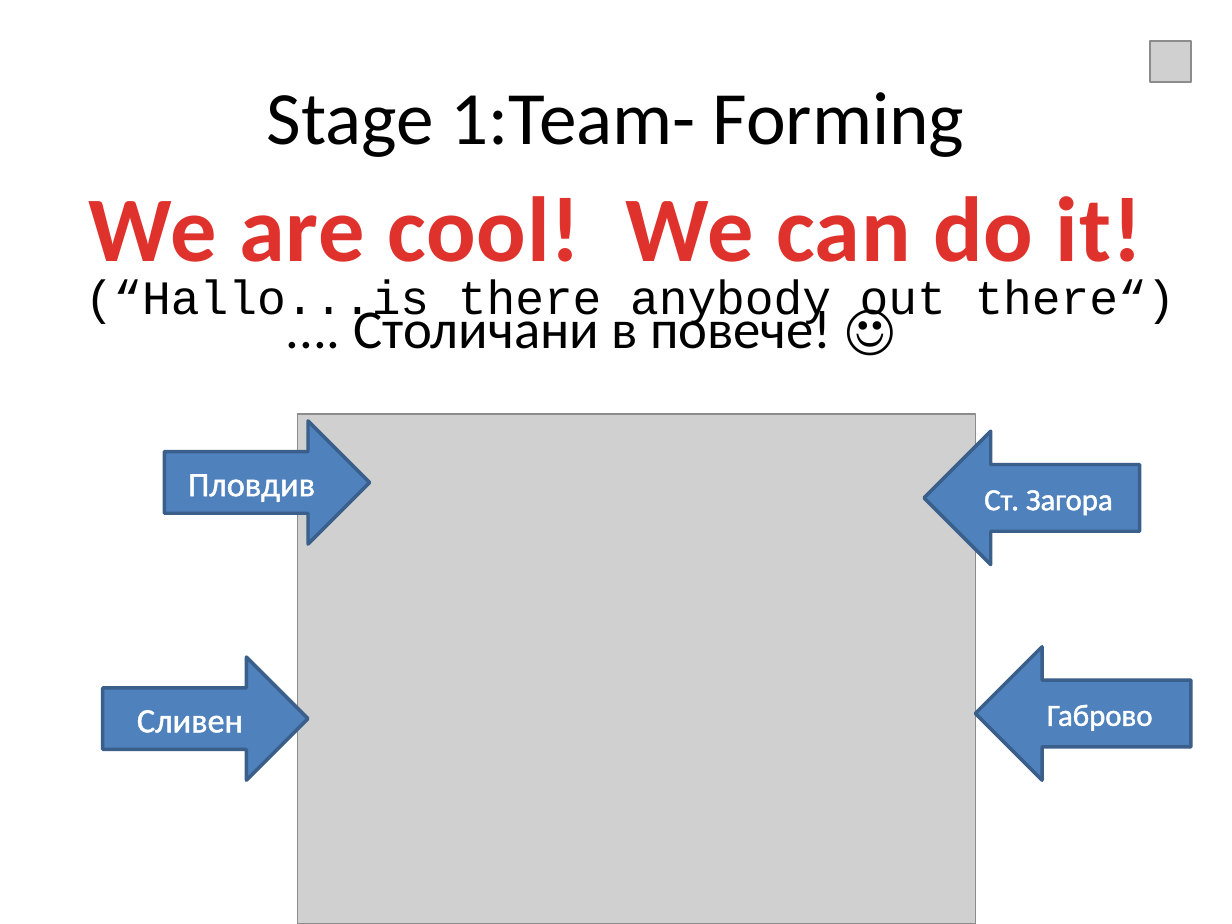
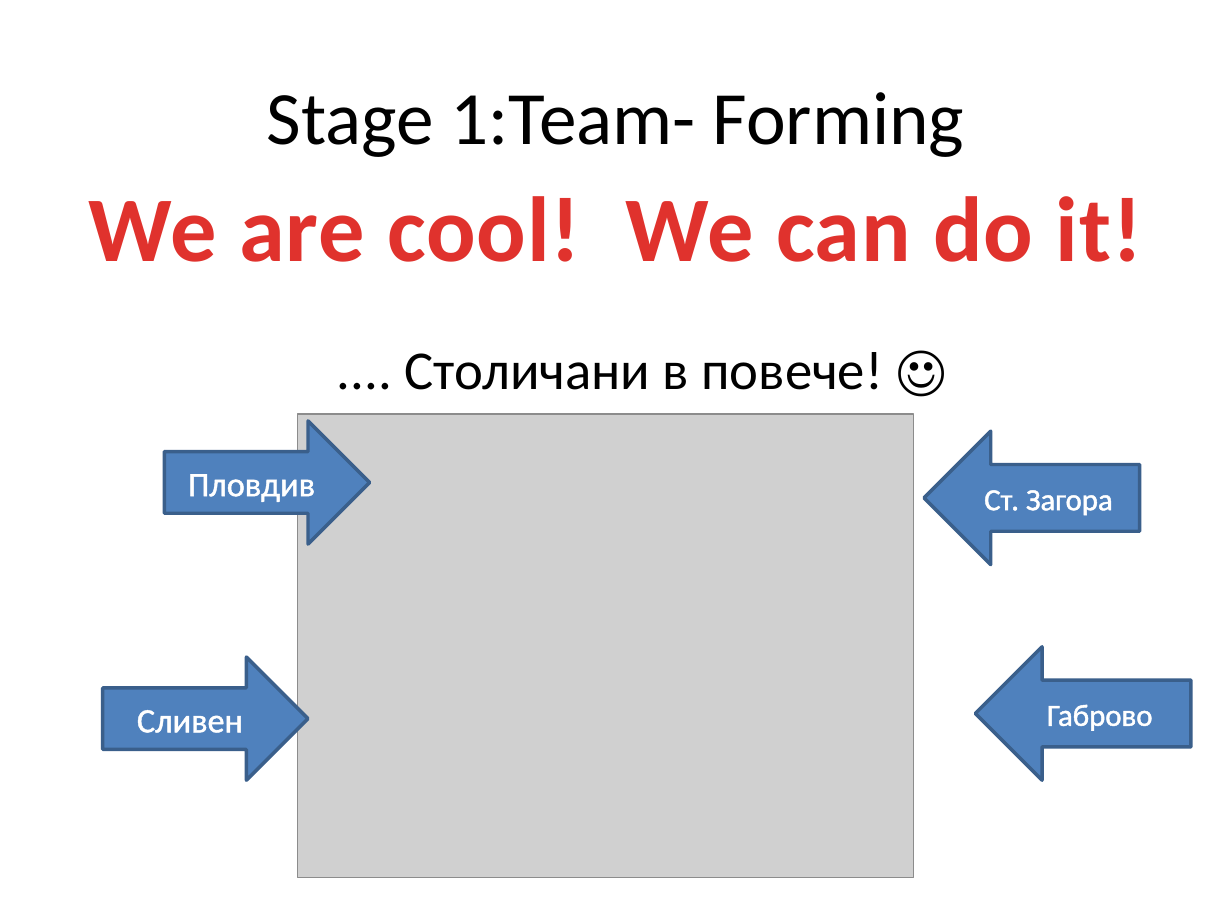
Before and after one commit to optodent/Ping_Pong, a slide deck: slide 2 of TeamWorkPresentation_PPP/TeamWork.ppsx. Drawn at 1232x924 pixels with LibreOffice and Linux fonts; fonts in the diff are those of the drawing; grey boxes stand for pictures. Boxes give left, top, right and bottom in pixels: in the first picture for what was removed or moved away, otherwise in the second. Text is boxed around its words. In the diff, an @@ line names an element or a change of style, - is before the commit and + after.

Commit message:
File size reduced
I had to reduce the size even more,  ...at the expense of some
eye-catcher fxs :)..., since there is a limit of 8MB for
homework-uploads in the student system.

```diff
--- a/TeamWorkPresentation_PPP/TeamWork.ppsx
+++ b/TeamWorkPresentation_PPP/TeamWork.ppsx
@@ picture removed at (1149,41,1190,81) @@
@@ text removed at (85,280,1176,328) @@
-(“Hallo...is there anybody out there“)
@@ text ".... Столичани в повече! ☺" rewrapped from (353,302,831,349) to (405,352,882,390) @@
@@ picture: place and size @@
-picture at (298,414,976,924)
+picture at (298,414,914,877)
```
Also in this commit, not shown: 3 other slides changed.
